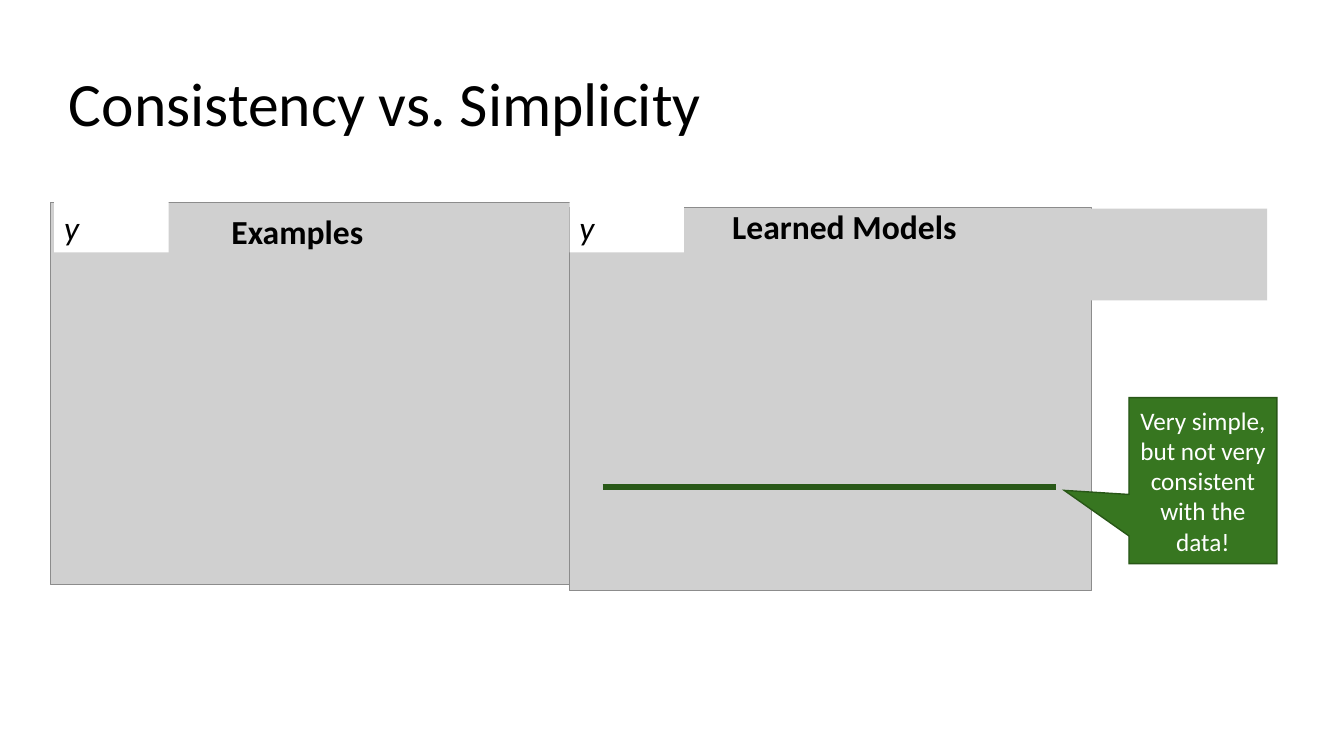
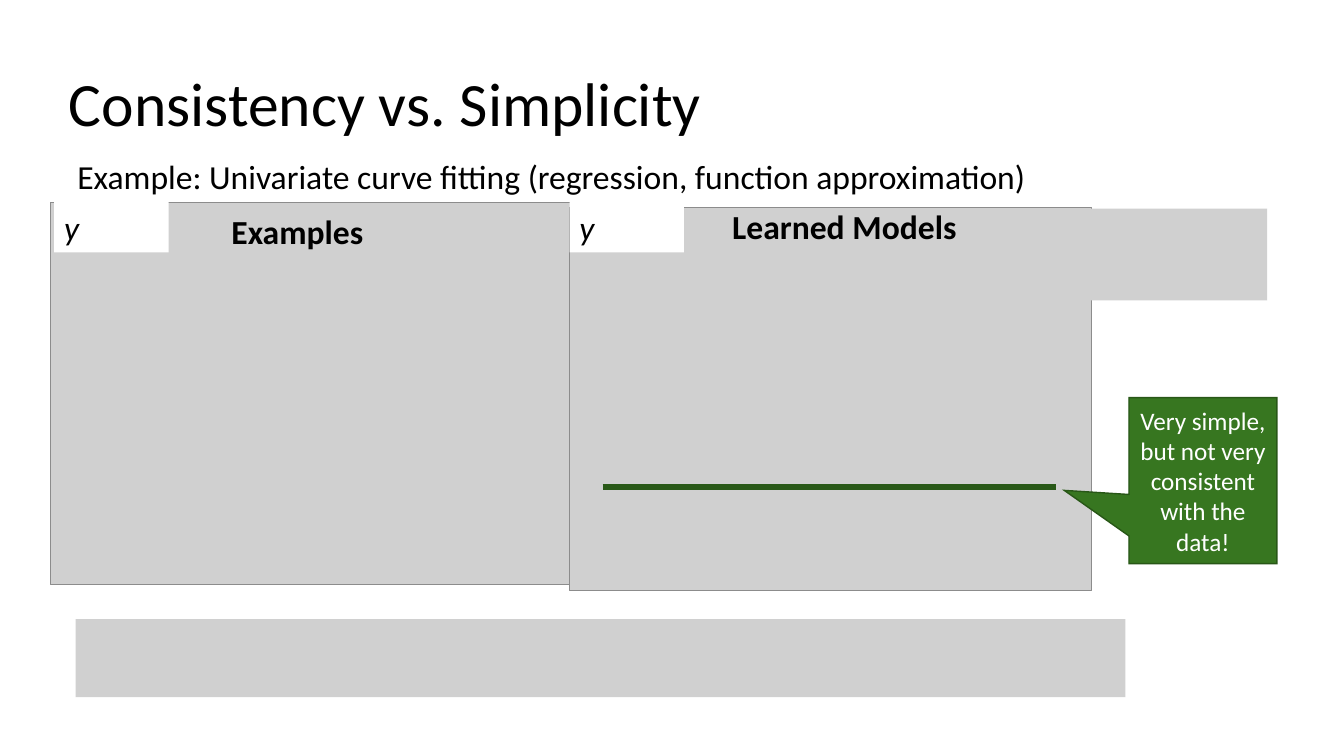
Before and after one commit to mhahsler/CS7320-AI, a slide deck: slide 9 of slides/19_ML_intro.pptx. Drawn at 1344x756 pixels with LibreOffice and Linux fonts; fonts in the diff are those of the drawing; grey boxes stand for pictures. Boxes give left, top, right and bottom in pixels: in the first picture for what was removed or moved away, otherwise in the second. Text is boxed around its words. In the diff, an @@ line names an element or a change of style, - is before the commit and + after.

```diff
--- a/slides/19_ML_intro.pptx
+++ b/slides/19_ML_intro.pptx
@@ text added at (77,164,1025,195), 24 pt, text #000000 @@
+Example: Univariate curve fitting (regression, function approximation)
@@ picture added at (76,619,1126,697) @@
```
Also in this commit, not shown: 12 other slides changed, 1 other file.
